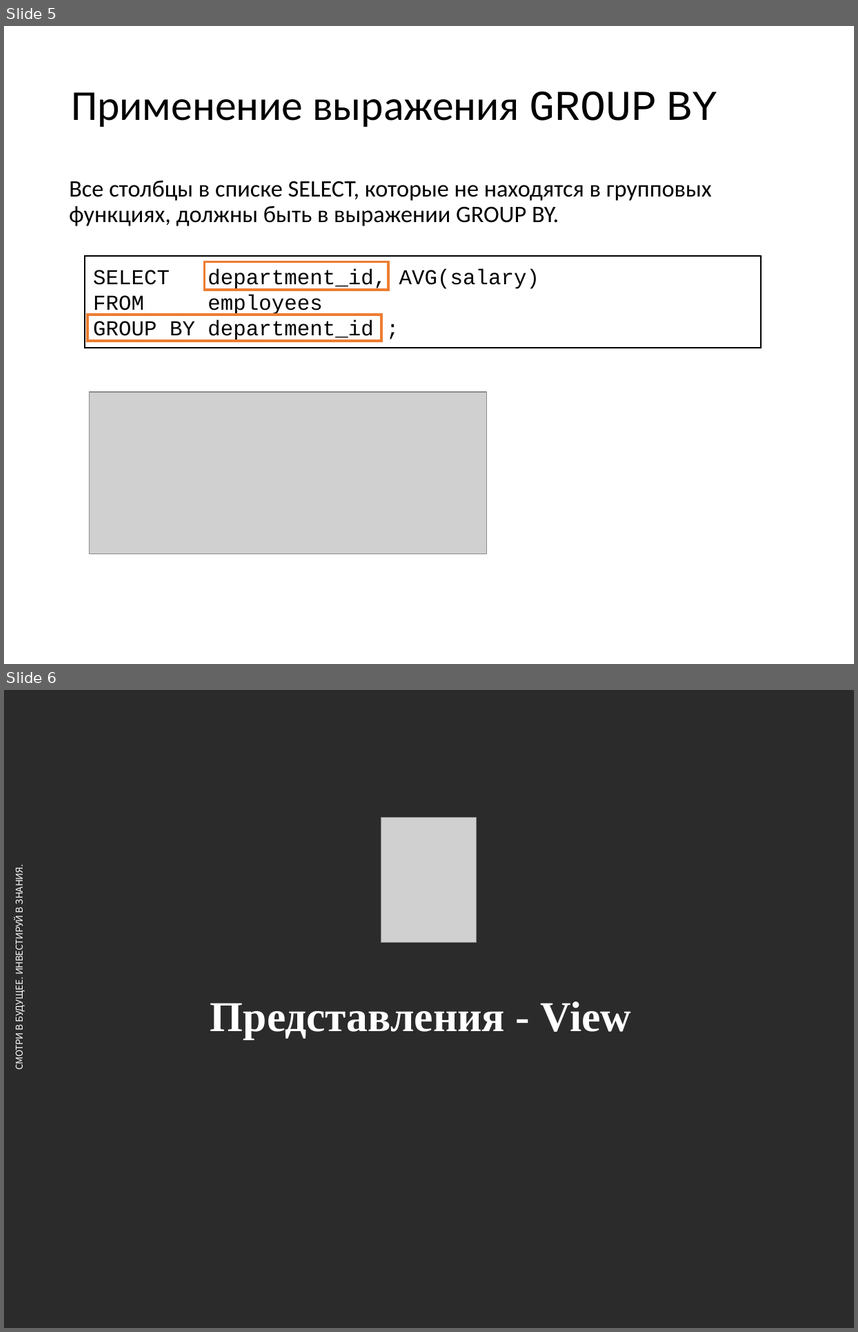
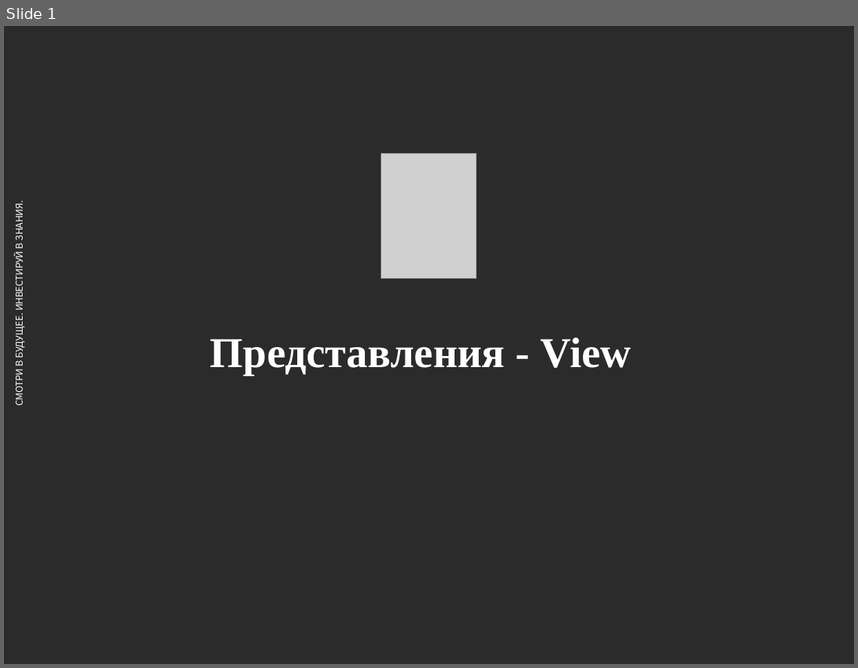
Before and after one commit to andreyzhurlov/ais_postgresql_course_v2, a slide deck: lecture_08/Представления_Оконные_функции.pptx. Shown one above the other, each under a label of ours: slides 5 and 6 before the commit, slide 1 after it. The pictures are 858x1332 and 858x668 pixels, drawn with LibreOffice and Linux fonts; fonts in the diff are those of the drawing; grey boxes stand for pictures; background and template pictures are left out; a plain dark background stands for a picture behind light text. Boxes give left, top, right and bottom in pixels: in the first picture for what was removed or moved away, otherwise in the second. Text is boxed around its words. In the diff, an @@ line names an element or a change of style, - is before the commit and + after.

```diff
--- a/lecture_08/Представления_Оконные_функции.pptx
+++ b/lecture_08/Представления_Оконные_функции.pptx
@@ slide 5 removed at box(4, 26, 854, 664), background #FFFFFF @@
@@ title removed at box(71, 91, 717, 127) @@
-Применение выражения GROUP BY
@@ text removed at box(69, 180, 712, 226) @@
-Все столбцы в списке SELECT, которые не находятся в групповых функциях, должны быть в выражении GROUP BY.
@@ rectangle removed at box(85, 256, 762, 348) @@
-SELECT department_id, AVG(salary)
-FROM employees
-GROUP BY department_id ;
@@ rectangle removed at box(205, 261, 388, 290) @@
@@ rectangle removed at box(87, 314, 381, 341) @@
@@ picture removed at box(89, 392, 487, 554) @@
@@ what was slide 6 is now slide 1 @@
```
Also in this commit, not shown: 4 other slides removed.
